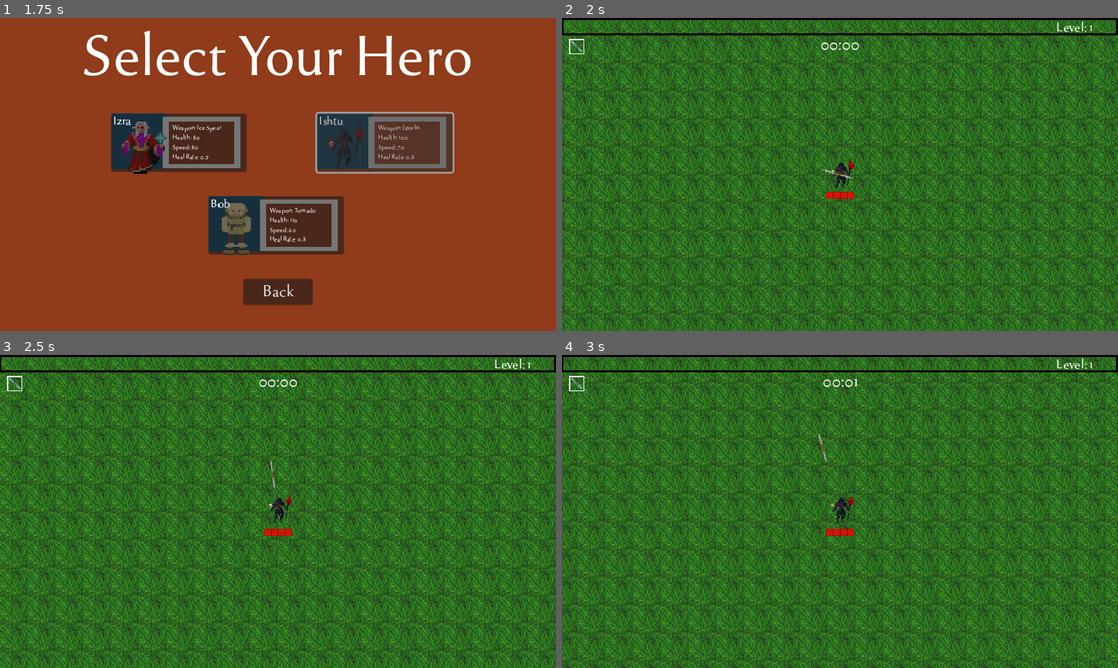
Above: before the commit, frames 1-4 (two rows, left to right).
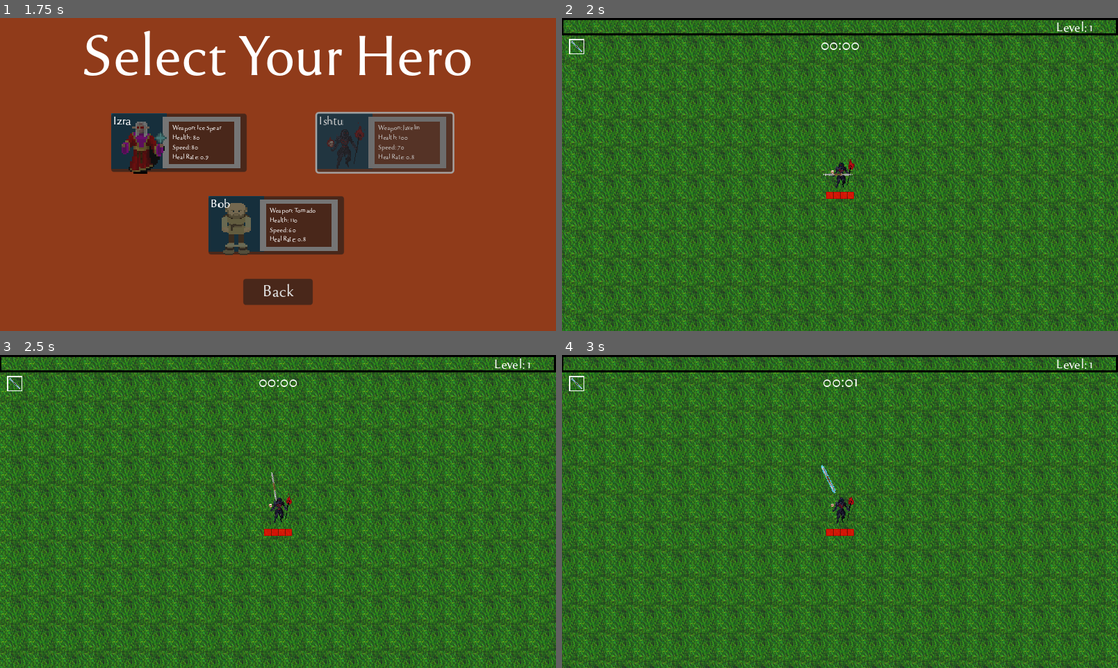
Above: after the commit, the same moments.

Repository: deonblaauw/rfg
Game: Godot game, scene res://Title Screen/menu.tscn
The game is run twice, just before and just after one commit, with the same random seed, the same clock (stepped at 60 frames per second) and the same inputs. Sound files missing from this copy of the repository are replaced by a short silence.
Inputs (mouse positions are in pixels of both pictures, inside the frame that each line leads up to):
- Up to frame 1 (1.75 s): click "Play" at 0.5 s; tap Enter at 1.25 s; move the mouse to (400, 158) at 1.27 s; hold Right (right) from 1.28 s (still down); click (400, 158) at 1.35 s
- Up to frame 2 (2 s): keep holding Right (right)
- Up to frame 3 (2.5 s): move the mouse to (166, 527) at 2.02 s; release Right (right) at 2.03 s; hold Down (down) from 2.03 s (still down); click (166, 527) at 2.1 s
- Up to frame 4 (3 s): move the mouse to (895, 442) at 2.77 s; release Down (down) at 2.78 s; hold Right (right) from 2.78 s (still down); click (895, 442) at 2.85 s

Frame 1 is identical in both runs. In frame 2, less than 0.1% of the frame differs, in the area x 47-53%, y 48-52%; in frame 3, less than 0.1%; in frame 4, less than 0.1%, in the area x 46-50%, y 25-45%.

Commit message:
Fixed javelin. Released on Itch

Diff:
--- a/Player/Attack/javelin.gd
+++ b/Player/Attack/javelin.gd
@@ -12,6 +12,7 @@
 var speed = 0
 
 ## Javelin-specific
+var return_speed = 0
 var paths = 1.0 # amount of attacks javelin does while in attack mode
 var attack_speed = 4.0
 
@@ -19,7 +20,6 @@
 var target_array = []
 
 var angle = Vector2.ZERO
-var reset_position = Vector2.ZERO
 
 var sprite_jav_regular = preload("res://Assets/Textures/Items/Weapons/javelin_3_new.png")
 var sprite_jav_attack = preload("res://Assets/Textures/Items/Weapons/javelin_3_new_attack.png")
@@ -28,13 +28,11 @@
 @onready var collision_shape_2d = $CollisionShape2D
 @onready var attack_timer = $AttackTimer
 @onready var change_direction_timer = $ChangeDirectionTimer
-@onready var reset_position_timer = $ResetPositionTimer
 @onready var snd_attack = $snd_attack
 
 signal remove_from_array(object)
 
 func _ready():
-	_on_reset_position_timer_timeout()
 	update_javelin()
 
 func update_javelin():
@@ -46,7 +44,7 @@
 			base_speed = 200.0
 			damage = 10
 			knockback_amount = 100
-			paths = 1
+			paths = 2
 			attack_size = 1.0 * (1 + player.spell_size)
 			attack_speed = 5.0 * (1-player.spell_cooldown)
 		2:
@@ -54,7 +52,7 @@
 			base_speed = 200.0
 			damage = 10
 			knockback_amount = 100
-			paths = 2
+			paths = 3
 			attack_size = 1.0 * (1 + player.spell_size)
 			attack_speed = 5.0 * (1-player.spell_cooldown)
 		3:
@@ -62,7 +60,7 @@
 			base_speed = 200.0
 			damage = 10
 			knockback_amount = 100
-			paths = 3
+			paths = 4
 			attack_size = 1.0 * (1 + player.spell_size)
 			attack_speed = 5.0 * (1-player.spell_cooldown)
 		4:
@@ -70,7 +68,7 @@
 			base_speed = 200.0
 			damage = 15
 			knockback_amount = 120
-			paths = 3
+			paths = 4
 			attack_size = 1.0 * (1 + player.spell_size)
 			attack_speed = 5.0 * (1-player.spell_cooldown)
 
@@ -84,16 +82,46 @@
 
 func _physics_process(delta):
 	if target_array.size() > 0:
+		# Move towards target in attack mode
 		position += angle * speed * delta
 	else:
-		var player_angle = global_position.direction_to(reset_position)
-		var distance_diff = global_position - player.global_position
-		var return_speed = 20
-		if abs(distance_diff.x) > 500 or abs(distance_diff.y) > 500:
-			return_speed = 100
+		# Calculate direction and distance to the player's reset position
+		var direction_to_player = global_position.direction_to(player.global_position)
+		var distance_to_player = global_position.distance_to(player.global_position)
 
-		position += player_angle * return_speed * delta
-		rotation = global_position.direction_to(player.global_position).angle() + deg_to_rad(135)
+		# Define parameters for smooth movement
+		var deadband_radius = 50.0
+		var min_return_speed = 10.0
+		var max_return_speed = 300.0
+		var speed_smoothing = 5.0
+
+		# Determine desired speed based on distance
+		var desired_speed = min_return_speed
+		if distance_to_player > deadband_radius:
+			desired_speed = speed + (distance_to_player - deadband_radius) * 0.1
+			desired_speed = min(desired_speed, max_return_speed)
+
+		# Smoothly adjust speed towards desired speed
+		return_speed = lerpf(return_speed, desired_speed, delta * speed_smoothing)
+
+		# Update position
+		var movement = direction_to_player * return_speed * delta
+		position += movement
+
+		## Ensure the javelin stays within bounds
+		#var viewport_rect = get_viewport_rect()
+		#if position.x < 0:
+			#position.x = 0
+		#if position.y < 0:
+			#position.y = 0
+		#if position.x > viewport_rect.size.x:
+			#position.x = viewport_rect.size.x
+		#if position.y > viewport_rect.size.y:
+			#position.y = viewport_rect.size.y
+
+		# Update rotation to face player
+		rotation = direction_to_player.angle() + deg_to_rad(135)
+
 
 # javelin doesn't take damage by hitting enemies
 func enemy_hit(_charge = 1):
@@ -150,18 +178,3 @@
 		change_direction_timer.stop()
 		attack_timer.start()
 		enable_attack(false)
-
-
-func _on_reset_position_timer_timeout():
-	var choose_direction = randi() % 4
-	reset_position = player.global_position
-
-	match choose_direction:
-		0:
-			reset_position.x += 50.0
-		1:
-			reset_position.x -= 50.0
-		2:
-			reset_position.y += 50.0
-		3:
-			reset_position.y -= 50.0
--- a/Player/Attack/javelin.tscn
+++ b/Player/Attack/javelin.tscn
@@ -19,20 +19,14 @@
 [node name="CollisionShape2D" type="CollisionShape2D" parent="."]
 position = Vector2(-0.25, 0.250001)
 rotation = -0.785398
-scale = Vector2(1, 1)
 shape = SubResource("RectangleShape2D_4bfko")
 disabled = true
 
 [node name="AttackTimer" type="Timer" parent="."]
-wait_time = 4.0
 one_shot = true
 autostart = true
 
 [node name="ChangeDirectionTimer" type="Timer" parent="."]
-
-[node name="ResetPositionTimer" type="Timer" parent="."]
-wait_time = 3.0
-autostart = true
 
 [node name="snd_attack" type="AudioStreamPlayer2D" parent="."]
 stream = ExtResource("3_kg7b4")
@@ -40,4 +34,3 @@
 
 [connection signal="timeout" from="AttackTimer" to="." method="_on_attack_timer_timeout"]
 [connection signal="timeout" from="ChangeDirectionTimer" to="." method="_on_change_direction_timer_timeout"]
-[connection signal="timeout" from="ResetPositionTimer" to="." method="_on_reset_position_timer_timeout"]
--- a/Player/player.tscn
+++ b/Player/player.tscn
@@ -398,7 +398,7 @@
 scale = Vector2(0.65, 0.65)
 sprite_frames = SubResource("SpriteFrames_3x1av")
 autoplay = "default"
-frame_progress = 0.146215
+frame_progress = 0.14267
 
 [node name="DamageAnimation" type="AnimatedSprite2D" parent="."]
 sprite_frames = SubResource("SpriteFrames_163u6")
--- a/Utility/upgrade_db.gd
+++ b/Utility/upgrade_db.gd
@@ -39,7 +39,7 @@
 	"javelin1": {
 		"icon": WEAPON_PATH + "javelin_3_new_attack.png",
 		"displayname": "Javelin",
-		"details": "A magical javelin will follow you attacking enemies in a straight line",
+		"details": "A magical javelin will follow you attacking two enemies in a straight line",
 		"level": "Level: 1",
 		"prerequisite": [],
 		"type": "weapon"
--- a/project.godot
+++ b/project.godot
@@ -74,3 +74,4 @@
 textures/canvas_textures/default_texture_filter=0
 renderer/rendering_method="gl_compatibility"
 renderer/rendering_method.mobile="gl_compatibility"
+textures/vram_compression/import_etc2_astc=true
Not shown: 1 places in Player/Attack/tornado.tscn that only renumber resources
